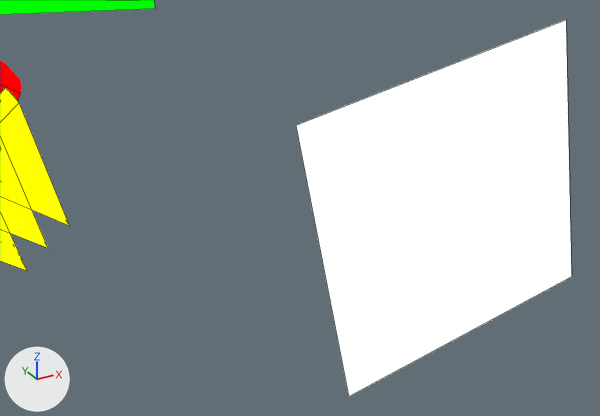
One commit to the Blender file assets-source/blender/motion/velociraptor-dance.blend: the scene before it, then after it.
Both versions are drawn from a 50 mm camera at (48.01, -33.48, 19.89) aimed at (50.31, -29.3, 17.81). Lighting does not change. The marker at lower left points along +X, +Y and +Z. The first picture is the older version. Mesh edges are drawn as thin lines on the coarser meshes.

Objects in the first picture: 'DinoTycoon_Motion_velociraptor_dance_arm_feather0', 'DinoTycoon_Motion_velociraptor_dance_arm_feather1', 'DinoTycoon_Motion_velociraptor_dance_arm_feather2', 'DinoTycoon_Motion_velociraptor_dance_eye', 'DinoTycoon_Motion_velociraptor_dance_jaw' and 2 more.
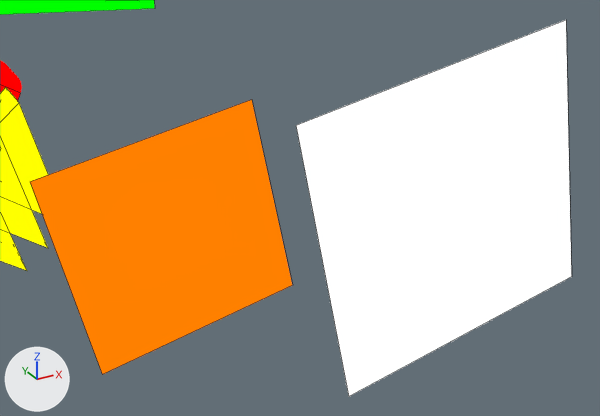
Pixel boxes [x1, y1, x2, y2] of what changed, in the pictures (600 x 416 px):
'DinoTycoon_Motion_velociraptor_dance_eye_white', added (orange)
    after: [30, 100, 292, 375]

The change, as a list of edits to the scene's bpy script:
```text
Add mat_dinotycoon_role_y:
    mat_dinotycoon_role_y = emission_material('DinoTycoon_Role_Y')
    mat_dinotycoon_role_y.base_color = (1.0, 0.216, 0.0)  # orange #ff8000
Add me_dinotycoon_motion_velociraptor_dance_sample_eye_white:
    me_dinotycoon_motion_velociraptor_dance_sample_eye_white.from_pydata([(48.76, -29.0, 18.18), (50.14, -29.0, 18.45), (50.41, -29.0, 17.08), (49.04, -29.0, 16.8), (48.76, -29.0, 18.18), (50.14, -29.0, 18.45), (50.41, -29.0, 17.08), (49.04, -29.0, 16.8)], [], [(3, 2, 1, 0), (4, 5, 6, 7), (0, 1, 5, 4), (1, 2, 6, 5), (2, 3, 7, 6), (3, 0, 4, 7)])
    me_dinotycoon_motion_velociraptor_dance_sample_eye_white.materials.append(mat_dinotycoon_role_y)  # orange #ff8000
Add ob_dinotycoon_motion_velociraptor_dance_eye_white:
    ob_dinotycoon_motion_velociraptor_dance_eye_white = bpy.data.objects.new('DinoTycoon_Motion_velociraptor_dance_eye_white', me_dinotycoon_motion_velociraptor_dance_sample_eye_white)
    ob_dinotycoon_motion_velociraptor_dance_eye_white.location = (0.0, 0.0, 0.0)
```
